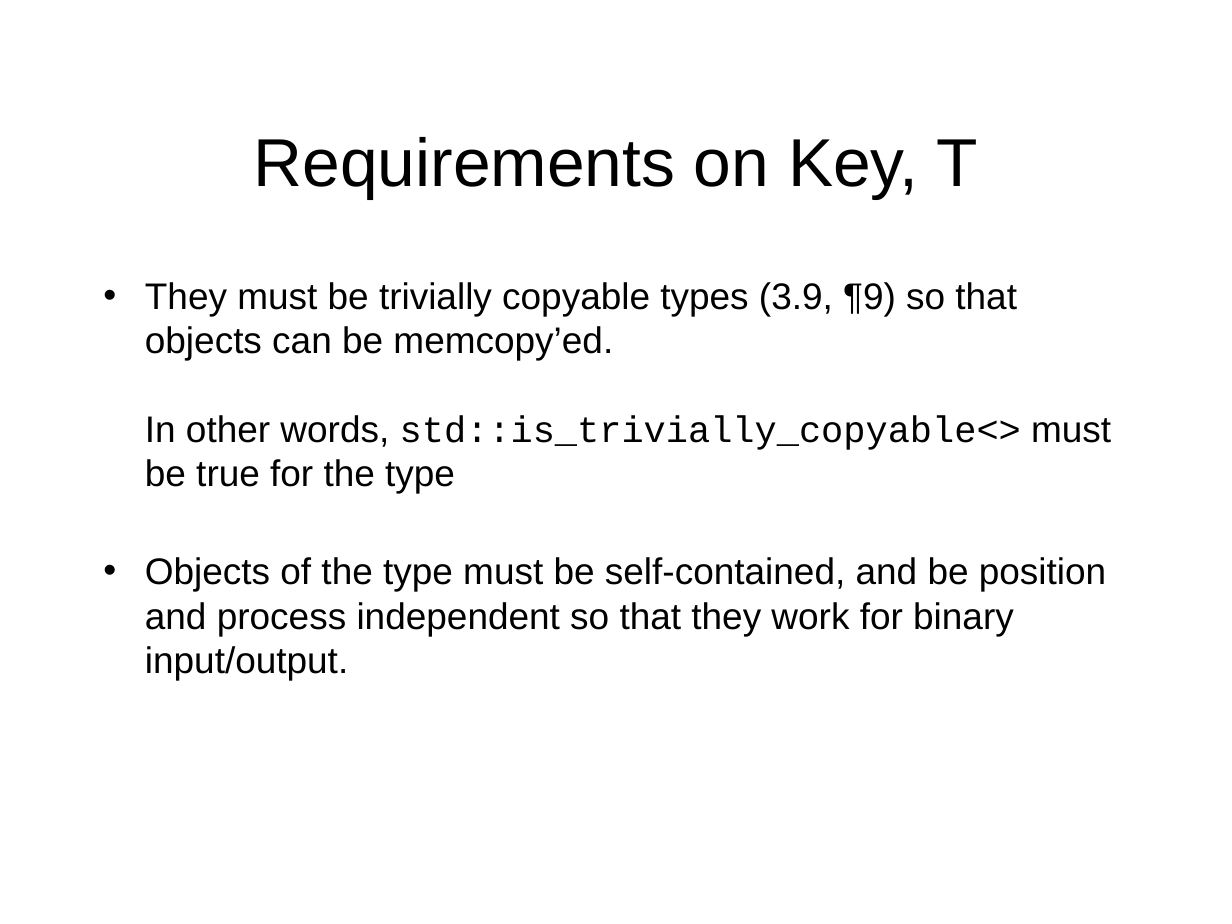
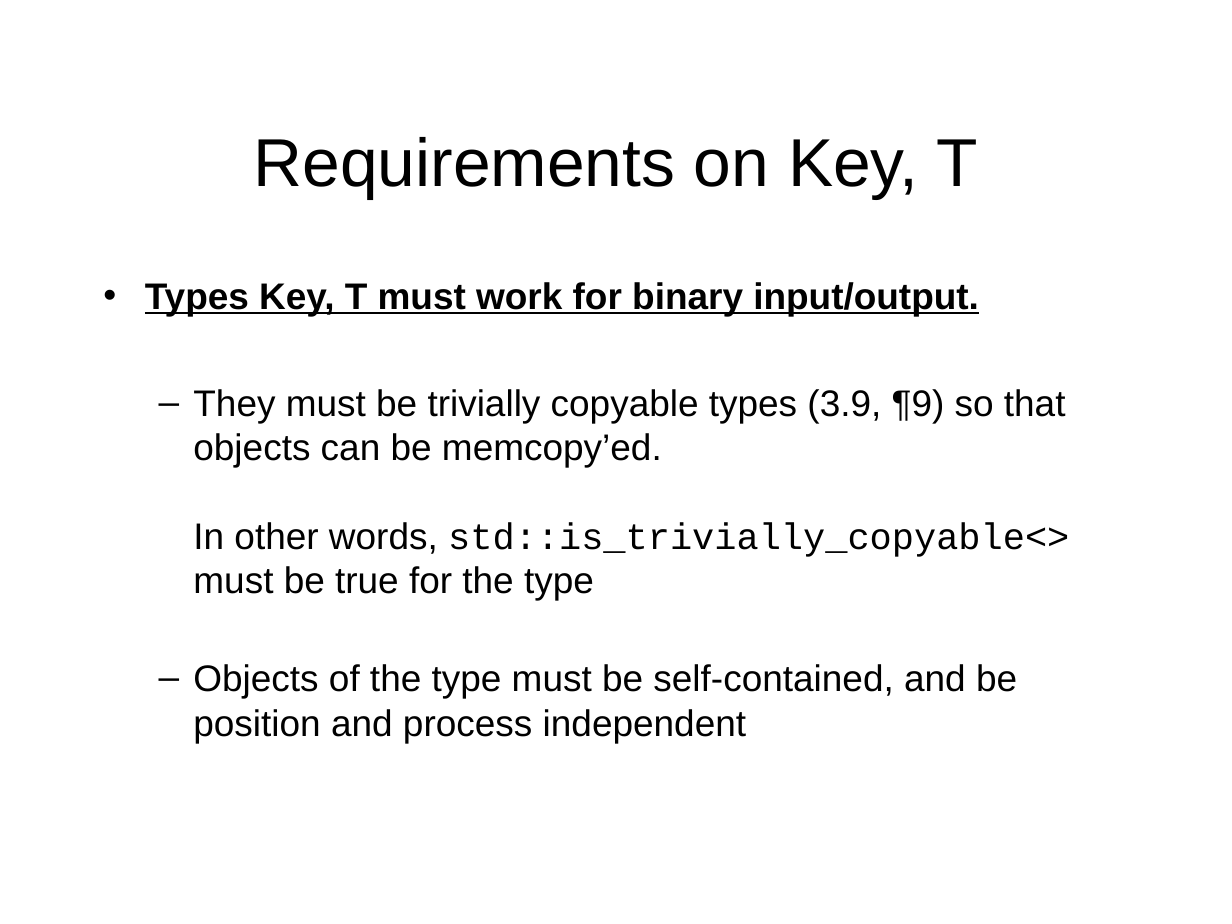
Before and after one commit to Beman/btree, a slide deck: slide 15 of libs/btree/doc/Proposed-B-tree-library.ppt. Drawn at 1232x924 pixels with LibreOffice and Linux fonts; fonts in the diff are those of the drawing; background and template pictures are left out. Boxes give left, top, right and bottom in pixels: in the first picture for what was removed or moved away, otherwise in the second. Text is boxed around its words. In the diff, an @@ line names an element or a change of style, - is before the commit and + after.

```diff
--- a/libs/btree/doc/Proposed-B-tree-library.ppt
+++ b/libs/btree/doc/Proposed-B-tree-library.ppt
@@ text at (145, 282, 979, 316): paragraph added @@
+• Types Key, T must work for binary input/output.
@@ text at (193, 389, 1069, 601): bullet • to –; list level 1 to 2 in "They must be trivially copyable ..." @@
@@ text at (193, 664, 1017, 743): text changed @@
-• Objects of the type must be self-contained, and be position and process independent so that they work for binary input/output.
+  – Objects of the type must be self-contained, and be position and process independent
```
Also in this commit, not shown: 3 other slides changed, 2 slides added.
